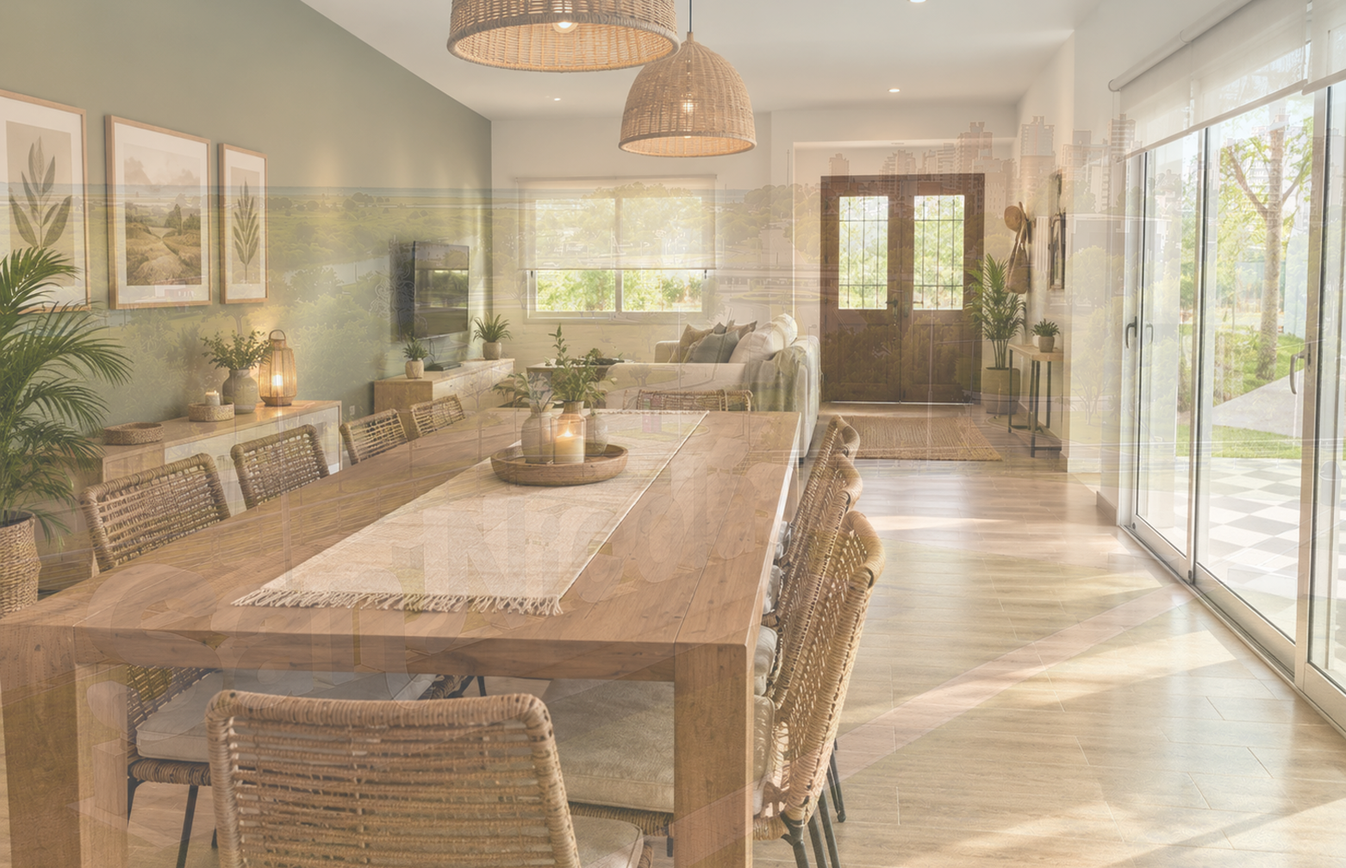
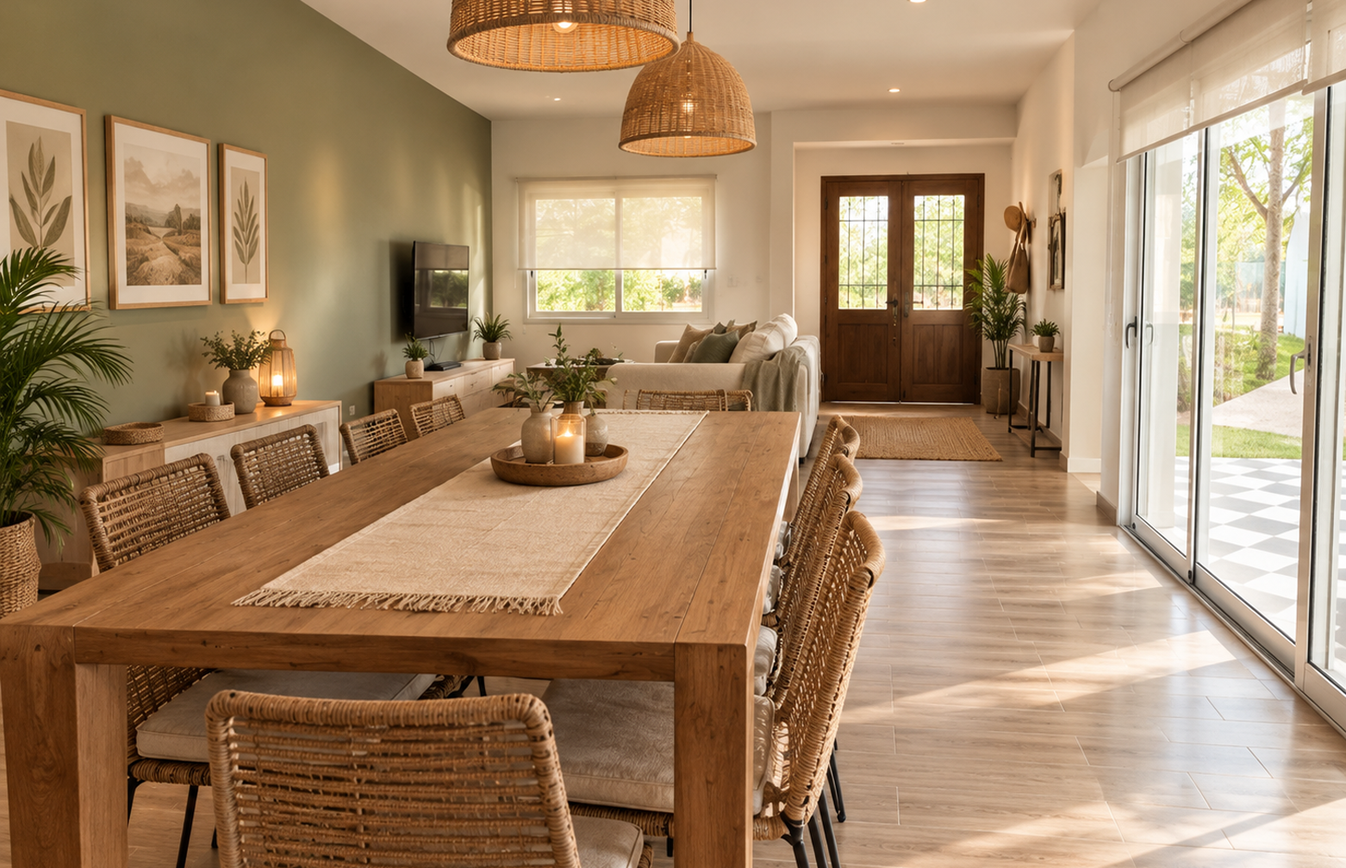
Before/after of a 1346 × 868 layered artwork. What changed in the layer stack:
"Capa 1": opacity 67% → 100% over (x1=0, y1=0, x2=1346, y2=868)
hid "Capa 0", opacity 33% → 100% over (x1=0, y1=0, x2=1346, y2=868)
